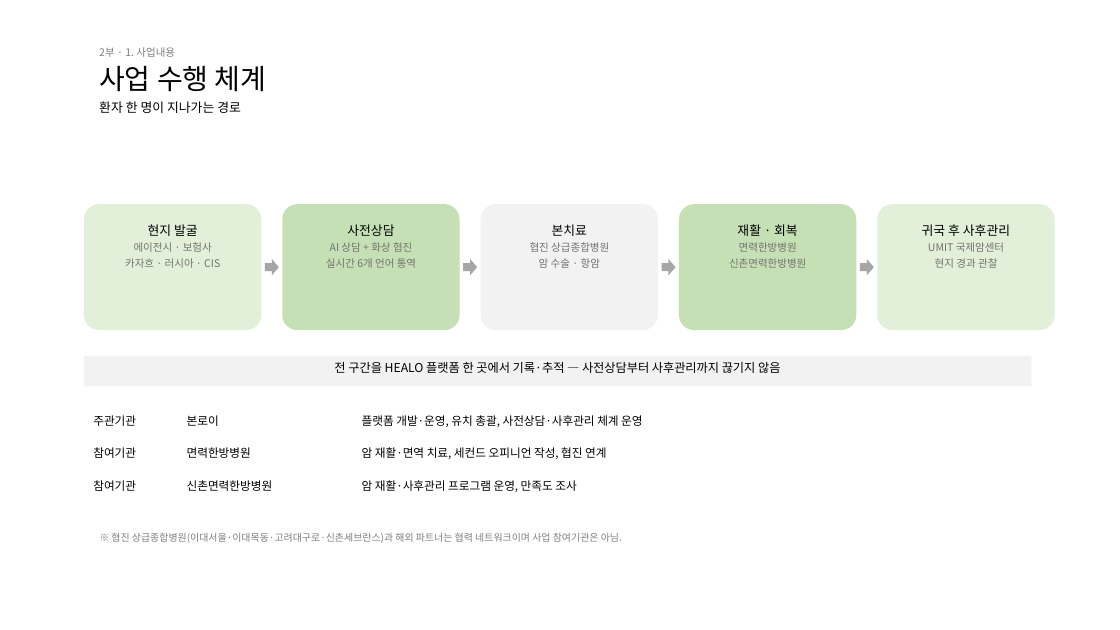
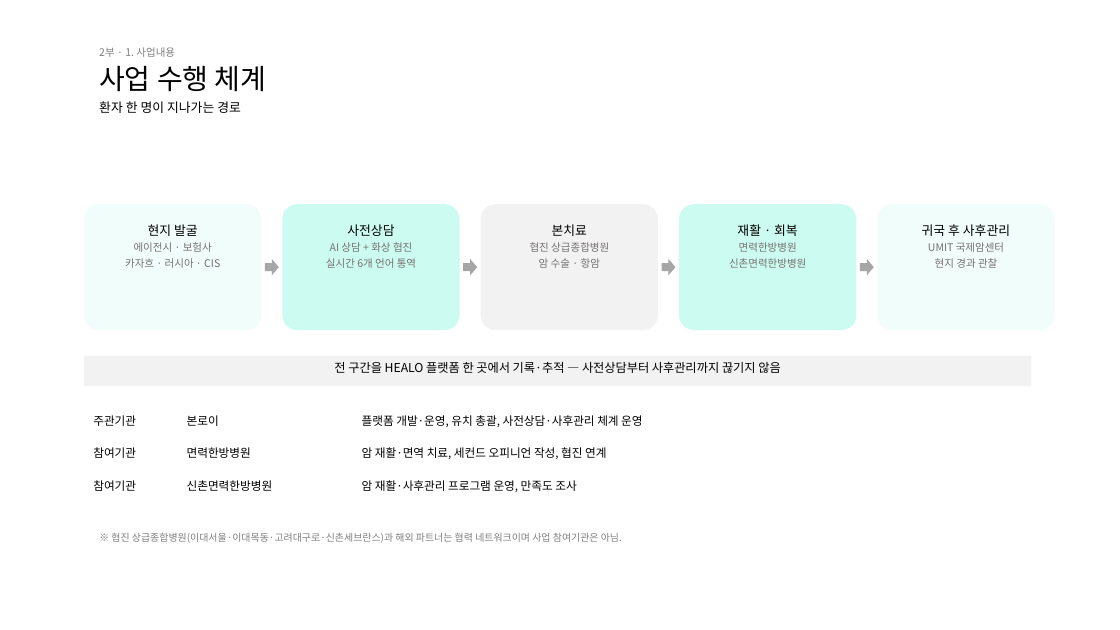
Before and after one commit to bonroi2296-tech/HEALO_KHIDI, a slide deck: slide 8 of docs/presentations/KHIDI_중간보고_20260827.pptx. Drawn at 1120x630 pixels with LibreOffice and Linux fonts; fonts in the diff are those of the drawing. Boxes give left, top, right and bottom in pixels: in the first picture for what was removed or moved away, otherwise in the second. Text is boxed around its words. In the diff, an @@ line names an element or a change of style, - is before the commit and + after.

```diff
--- a/docs/presentations/KHIDI_중간보고_20260827.pptx
+++ b/docs/presentations/KHIDI_중간보고_20260827.pptx
@@ rounded rectangle at [84, 204, 261, 330]: fill #E2F0D9 to #F0FDFA @@
@@ rounded rectangle at [282, 204, 460, 330]: fill #C5E0B4 to #CCFBF1 @@
@@ rounded rectangle at [679, 204, 856, 330]: fill #C5E0B4 to #CCFBF1 @@
@@ rounded rectangle at [877, 204, 1054, 330]: fill #E2F0D9 to #F0FDFA @@
```
Also in this commit, not shown: 7 other slides changed, 2 other files.
